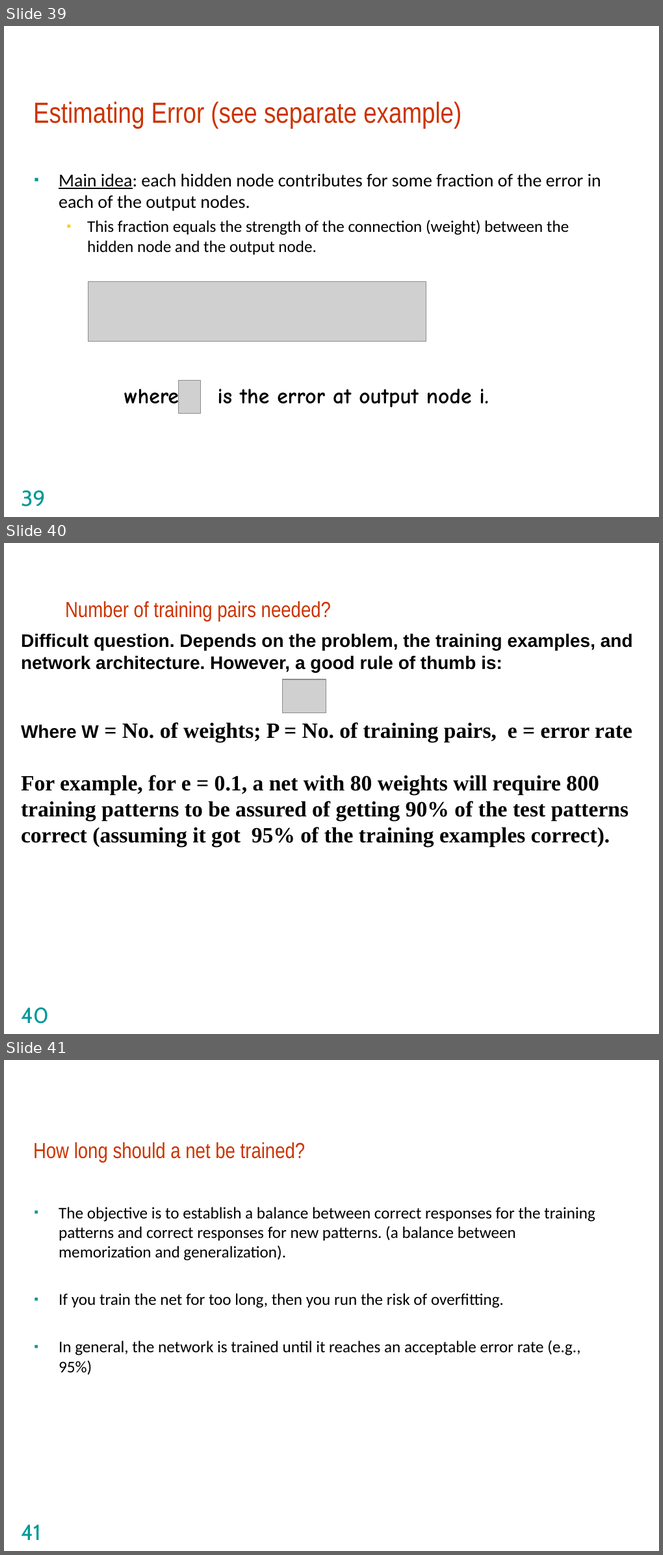
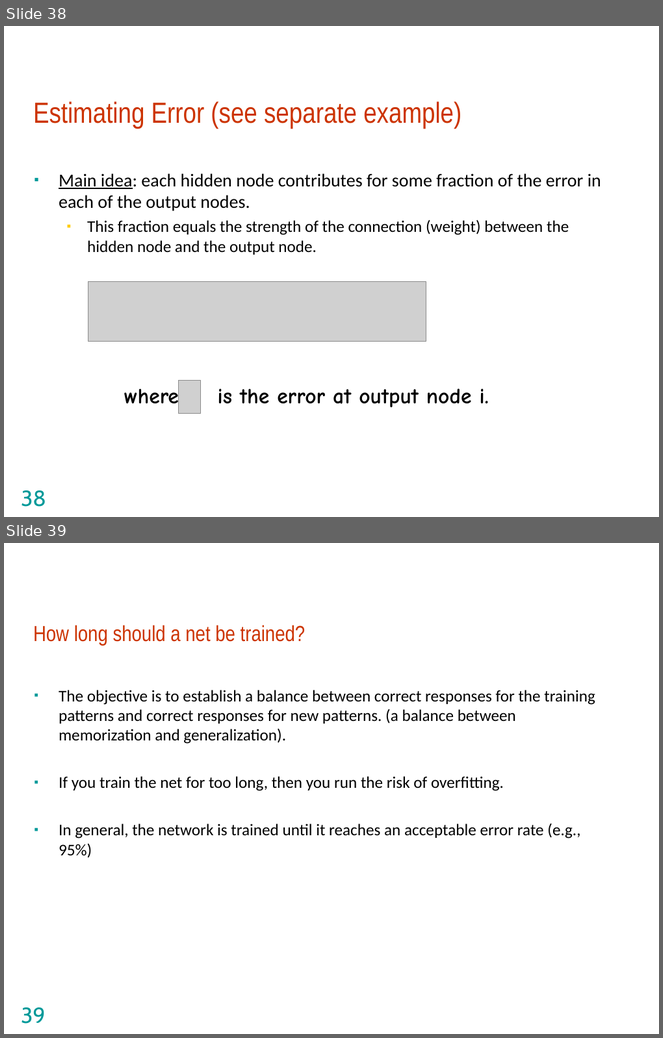
Before and after one commit to sireeshacse/machinelearning, a slide deck: Lecture Notes/4_ANNs.ppt. Shown one above the other, each under a label of ours: slides 39, 40 and 41 before the commit, slides 38 and 39 after it. The pictures are 663x1555 and 663x1038 pixels, drawn with LibreOffice and Linux fonts; fonts in the diff are those of the drawing; grey boxes stand for pictures; background and template pictures are left out. Boxes give left, top, right and bottom in pixels: in the first picture for what was removed or moved away, otherwise in the second. Text is boxed around its words. In the diff, an @@ line names an element or a change of style, - is before the commit and + after.

```diff
--- a/Lecture Notes/4_ANNs.ppt
+++ b/Lecture Notes/4_ANNs.ppt
@@ slide 40 removed at bbox=[4, 543, 659, 1034], background #FFFFFF @@
@@ title removed at bbox=[65, 601, 331, 621] @@
-Number of training pairs needed?
@@ text removed at bbox=[21, 633, 633, 847] @@
-Difficult question. Depends on the problem, the training examples, and
-network architecture. However, a good rule of thumb is:
-Where W = No. of weights; P = No. of training pairs, e = error rate
-For example, for e = 0.1, a net with 80 weights will require 800
-training patterns to be assured of getting 90% of the test patterns
-correct (assuming it got 95% of the training examples correct).
@@ picture removed at bbox=[282, 679, 326, 713] @@
@@ page number removed at bbox=[21, 1008, 49, 1024] @@
-40
@@ what was slide 39 is now slide 38 @@
@@ page number at bbox=[21, 491, 46, 507]: text changed @@
-39
+38
@@ what was slide 41 is now slide 39 @@
@@ page number at bbox=[21, 1008, 46, 1024]: text changed @@
-41
+39
```
Also in this commit, not shown: 7 slides changed, 2 other slides removed, 4 other files.
